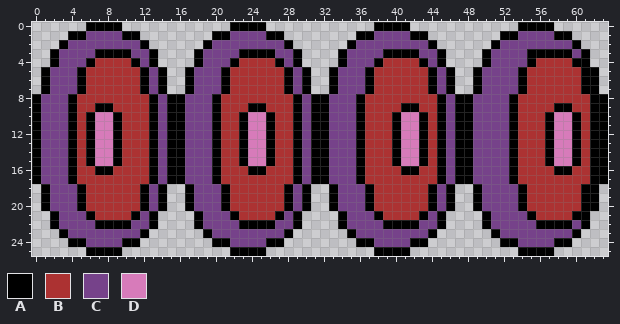
Two versions of one pixel-art sprite, assets/speakeranim1.png. The picture above was drawn from the file before the commit.
The file is 64x26 pixels.
Palette (. is transparent): A #000000  B #ac3232  C #76428a  D #d77bba
Pixels before, first column x 0:
 0 ......AAAA............AAAA............AAAA............AAAA......
 1 ....AACCCCAA........AACCCCAA........AACCCCAA........AACCCCAA....
 2 ...ACCCCCCCCA......ACCCCCCCCA......ACCCCCCCCA......ACCCCCCCCA...
 3 ..ACCCCAAAACCA....ACCCCAAAACCA....ACCCCAAAACCA....ACCCCAAAAACA..
 4 ..ACCCABBBBACA....ACCCABBBBACA....ACCCABBBBACA....ACCCCABBBBAA..
 5 .ACCCABBBBBBACA..ACCCABBBBBBACA..ACCCABBBBBBACA..ACCCCABBBBBBAA.
 6 .ACCCABBBBBBACA..ACCCABBBBBBACA..ACCCABBBBBBACA..ACCCCABBBBBBAA.
 7 .ACCCABBBBBBACA..ACCCABBBBBBACA..ACCCABBBBBBACA..ACCCCABBBBBBAA.
 8 ACCCABBBBBBBBACAACCCABBBBBBBBACAACCCABBBBBBBBACAACCCCABBBBBBBBAA
 9 ACCCABBAABBBBACAACCCABBBAABBBACAACCCABBBBAABBACAACCCCABBBBAABBAA
10 ACCCABADDABBBACAACCCABBADDABBACAACCCABBBADDABACAACCCCABBBADDABAA
11 ACCCABADDABBBACAACCCABBADDABBACAACCCABBBADDABACAACCCCABBBADDABAA
12 ACCCABADDABBBACAACCCABBADDABBACAACCCABBBADDABACAACCCCABBBADDABAA
13 ACCCABADDABBBACAACCCABBADDABBACAACCCABBBADDABACAACCCCABBBADDABAA
14 ACCCABADDABBBACAACCCABBADDABBACAACCCABBBADDABACAACCCCABBBADDABAA
15 ACCCABADDABBBACAACCCABBADDABBACAACCCABBBADDABACAACCCCABBBADDABAA
16 ACCCABBAABBBBACAACCCABBBAABBBACAACCCABBBBAABBACAACCCCABBBBAABBAA
17 ACCCABBBBBBBBACAACCCABBBBBBBBACAACCCABBBBBBBBACAACCCCABBBBBBBBAA
18 .ACCCABBBBBBACA..ACCCABBBBBBACA..ACCCABBBBBBACA..ACCCCABBBBBBAA.
19 .ACCCABBBBBBACA..ACCCABBBBBBACA..ACCCABBBBBBACA..ACCCCABBBBBBAA.
20 .ACCCABBBBBBACA..ACCCABBBBBBACA..ACCCABBBBBBACA..ACCCCABBBBBBAA.
21 ..ACCCABBBBACA....ACCCABBBBACA....ACCCABBBBACA....ACCCCABBBBAA..
22 ..ACCCCAAAACCA....ACCCCAAAACCA....ACCCCAAAACCA....ACCCCCAAAACA..
23 ...ACCCCCCCCA......ACCCCCCCCA......ACCCCCCCCA......ACCCCCCCCA...
24 ....AACCCCAA........AACCCCAA........AACCCCAA........AACCCCAA....
25 ......AAAA............AAAA............AAAA............AAAA......
After:
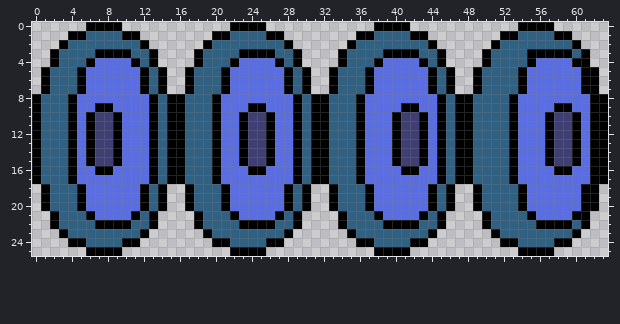
The author wrote: fixing speaker making it look less booblike
Change:
colour B: #ac3232 -> #5b6ee1
colour C: #76428a -> #306082
colour D: #d77bba -> #3f3f74
Boxes around the changes in both pictures, in picture pixels (x1, y1, x2, y2):
changed: (41, 31, 590, 247)
